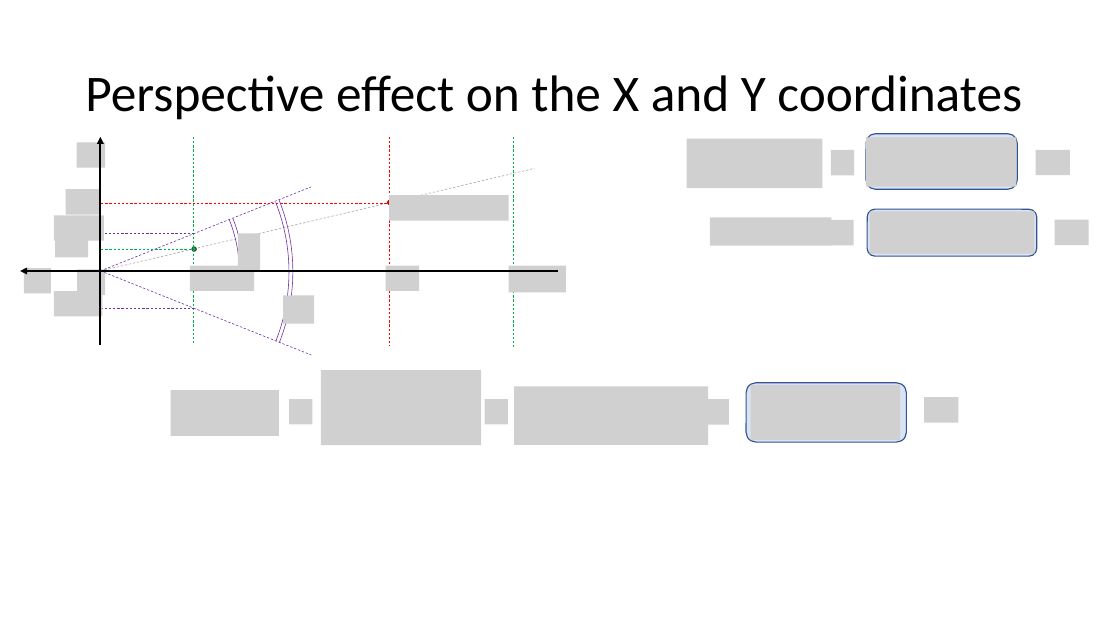
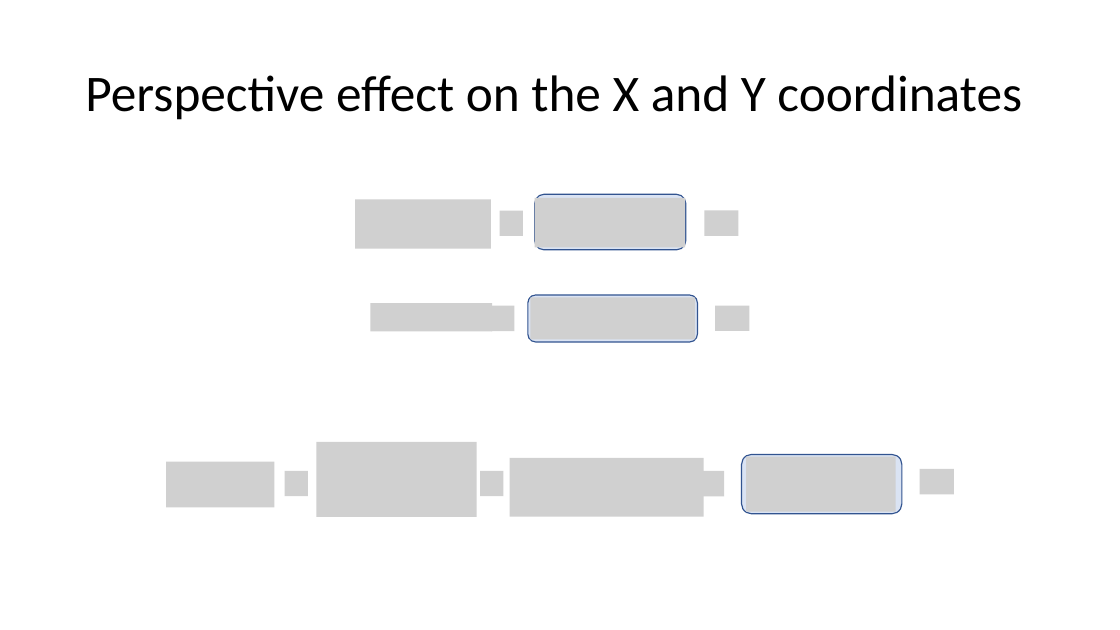
Before and after one commit to andyprowl/ape, a slide deck: slide 5 of Infrastructure/Documentation/docs/Projection/Perspective/Images/Source/PerspectiveProjection.pptx. Drawn at 1120x630 pixels with LibreOffice and Linux fonts; fonts in the diff are those of the drawing; grey boxes stand for pictures. Boxes give left, top, right and bottom in pixels: in the first picture for what was removed or moved away, otherwise in the second. Text is boxed around its words. In the diff, an @@ line names an element or a change of style, - is before the commit and + after.

Commit message:
Provide first complete version of the tutorial on perspective projection

```diff
--- a/Infrastructure/Documentation/docs/Projection/Perspective/Images/Source/PerspectiveProjection.pptx
+++ b/Infrastructure/Documentation/docs/Projection/Perspective/Images/Source/PerspectiveProjection.pptx
@@ 4 pictures, 1 rounded rectangle moved together from (x1=686, y1=134, x2=1070, y2=189) to (x1=355, y1=194, x2=739, y2=250) @@
@@ group removed at (x1=0, y1=78, x2=565, y2=465): 13 pictures, 10 lines, 4 arc (boxed as its full ellipse)s, 2 ellipses, 2 arrows @@
@@ 4 pictures, 1 rounded rectangle moved together from (x1=710, y1=209, x2=1089, y2=256) to (x1=371, y1=295, x2=749, y2=342) @@
@@ 8 pictures, 1 rounded rectangle moved together from (x1=171, y1=371, x2=959, y2=445) to (x1=166, y1=442, x2=954, y2=517) @@
```
Also in this commit, not shown: 6 other slides changed, 4 slides added, 1 slide removed, 23 other files.
